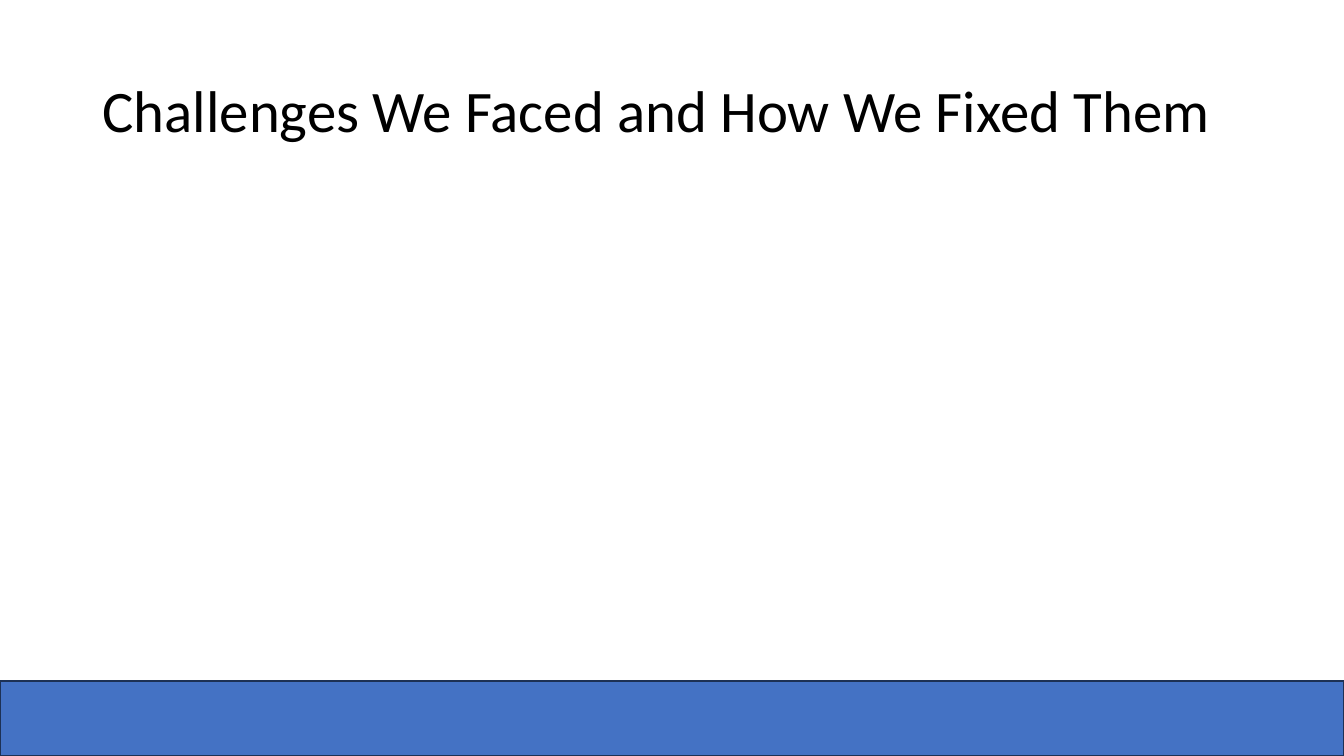
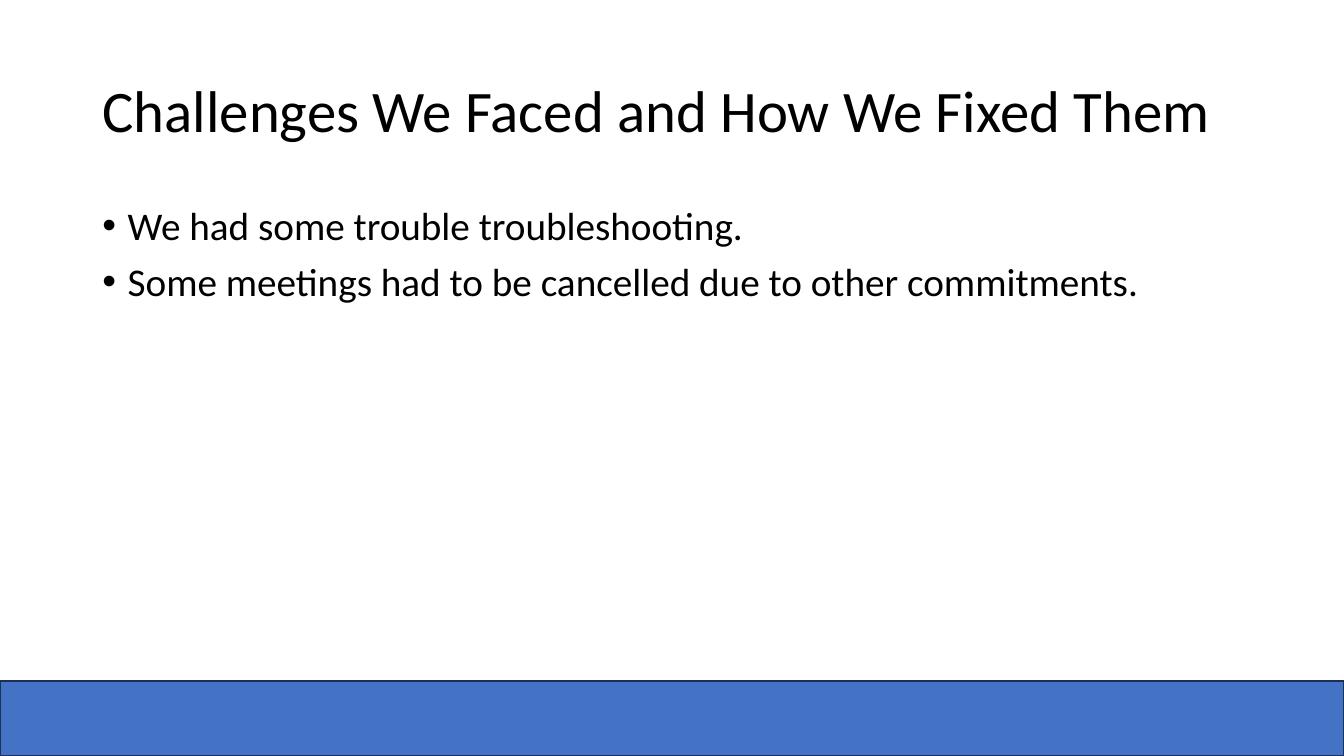
Before and after one commit to Zachadactyl/Connect-4_C, a slide deck: slide 3 of Four 2 Win.pptx. Drawn at 1344x756 pixels with LibreOffice and Linux fonts; fonts in the diff are those of the drawing; background and template pictures are left out. Boxes give left, top, right and bottom in pixels: in the first picture for what was removed or moved away, otherwise in the second. Text is boxed around its words. In the diff, an @@ line names an element or a change of style, - is before the commit and + after.

```diff
--- a/Four 2 Win.pptx
+++ b/Four 2 Win.pptx
@@ text added at [128,212,1138,303], 28 pt, text #000000 @@
+• We had some trouble troubleshooting.
+• Some meetings had to be cancelled due to other commitments.
```
Also in this commit, not shown: 4 other slides changed, 2 slides added, 2 slides removed.
